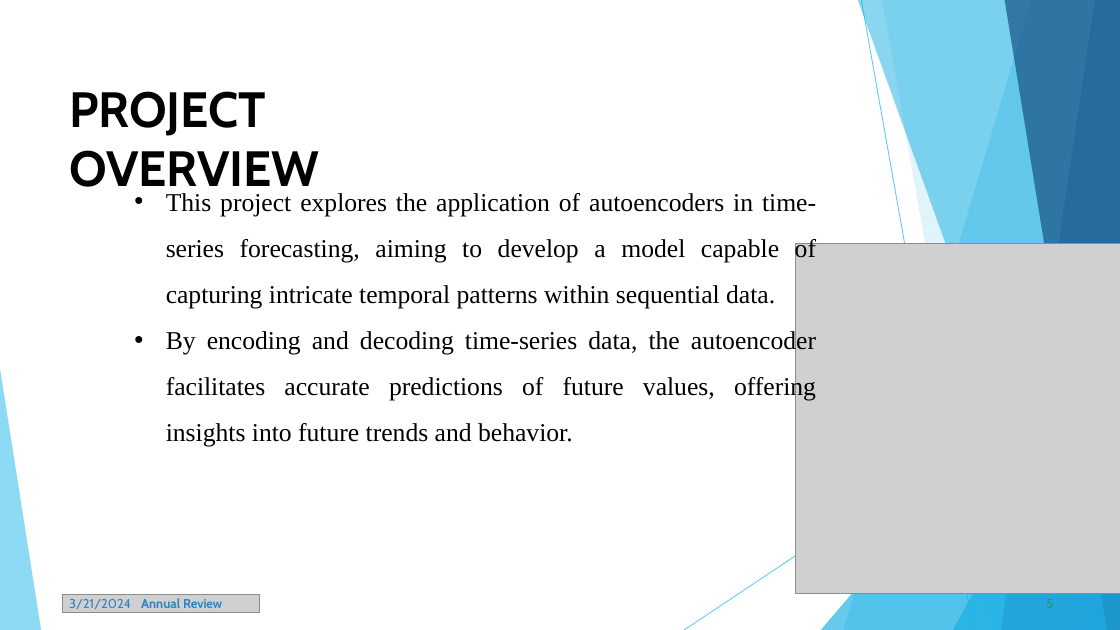
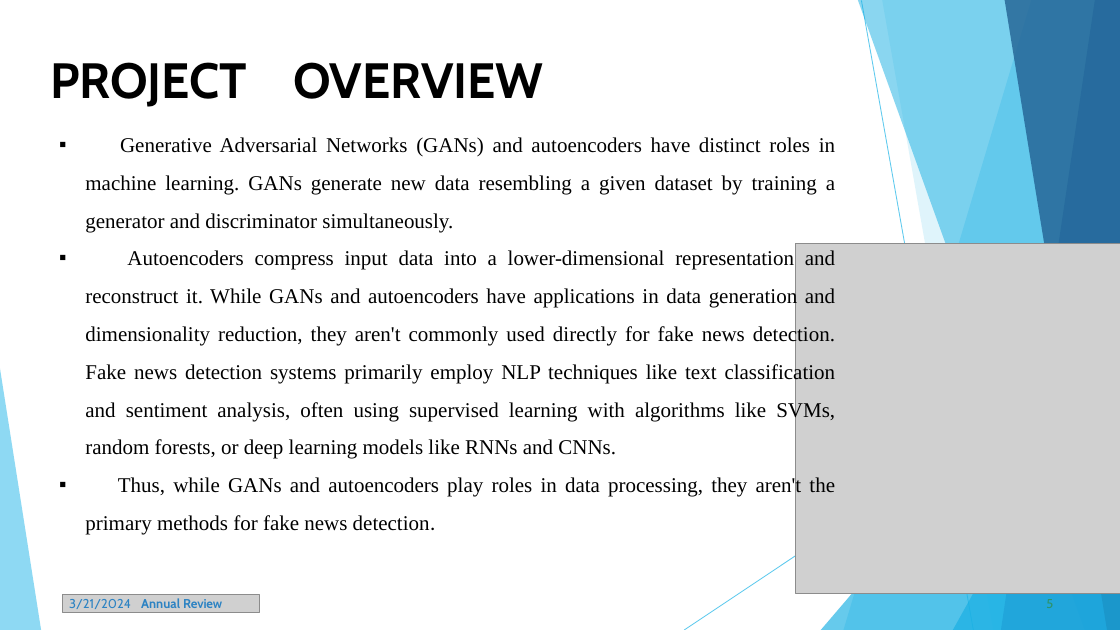
Before and after one commit to Praveena1108/tnsdc-genAI, a slide deck: slide 5 of TNSDC-GENAI PPT.pptx. Drawn at 1120x630 pixels with LibreOffice and Linux fonts; fonts in the diff are those of the drawing; grey boxes stand for pictures. Boxes give left, top, right and bottom in pixels: in the first picture for what was removed or moved away, otherwise in the second. Text is boxed around its words. In the diff, an @@ line names an element or a change of style, - is before the commit and + after.

```diff
--- a/TNSDC-GENAI PPT.pptx
+++ b/TNSDC-GENAI PPT.pptx
@@ title "PROJECT OVERVIEW" rewrapped from (x1=69, y1=91, x2=319, y2=197) to (x1=50, y1=62, x2=543, y2=107) @@
@@ text added at (x1=85, y1=137, x2=836, y2=535), 18 pt, text #000000 @@
+▪ Generative Adversarial Networks (GANs) and autoencoders have distinct roles in machine learning. GANs generate new data resembling a given dataset by training a generator and discriminator simultaneously.
+▪ Autoencoders compress input data into a lower-dimensional representation and reconstruct it. While GANs and autoencoders have applications in data generation and dimensionality reduction, they aren't commonly used directly for fake news detection. Fake news detection systems primarily employ NLP techniques like text classification and sentiment analysis, often using supervised learning with algorithms like SVMs, random forests, or deep learning models like RNNs and CNNs.
+▪ Thus, while GANs and autoencoders play roles in data processing, they aren't the primary methods for fake news detection.
@@ text removed at (x1=166, y1=193, x2=816, y2=447) @@
-• This project explores the application of autoencoders in time-series forecasting, aiming to develop a model capable of capturing intricate temporal patterns within sequential data.
-• By encoding and decoding time-series data, the autoencoder facilitates accurate predictions of future values, offering insights into future trends and behavior.
```
Also in this commit, not shown: 8 other slides changed, 2 slides added, 2 slides removed.
